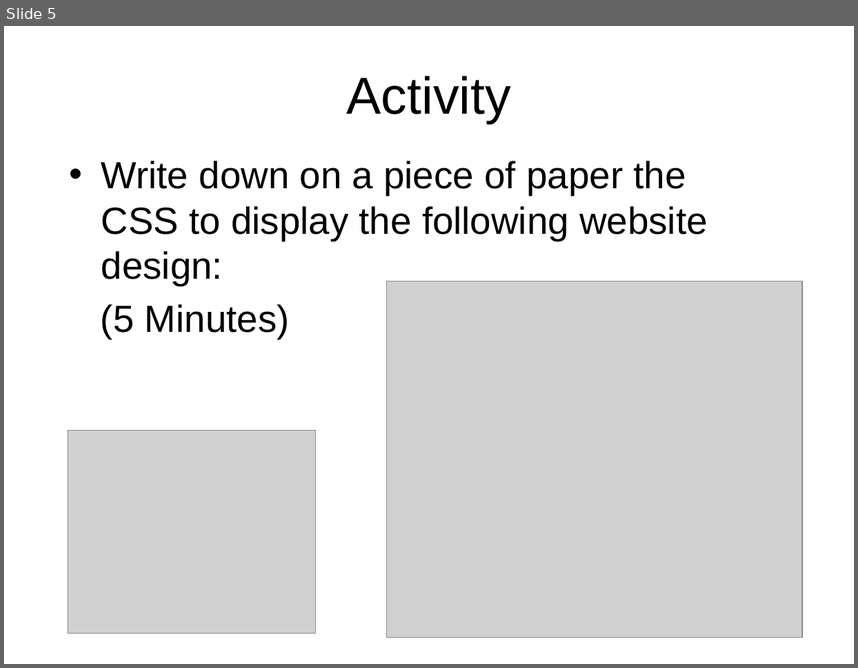
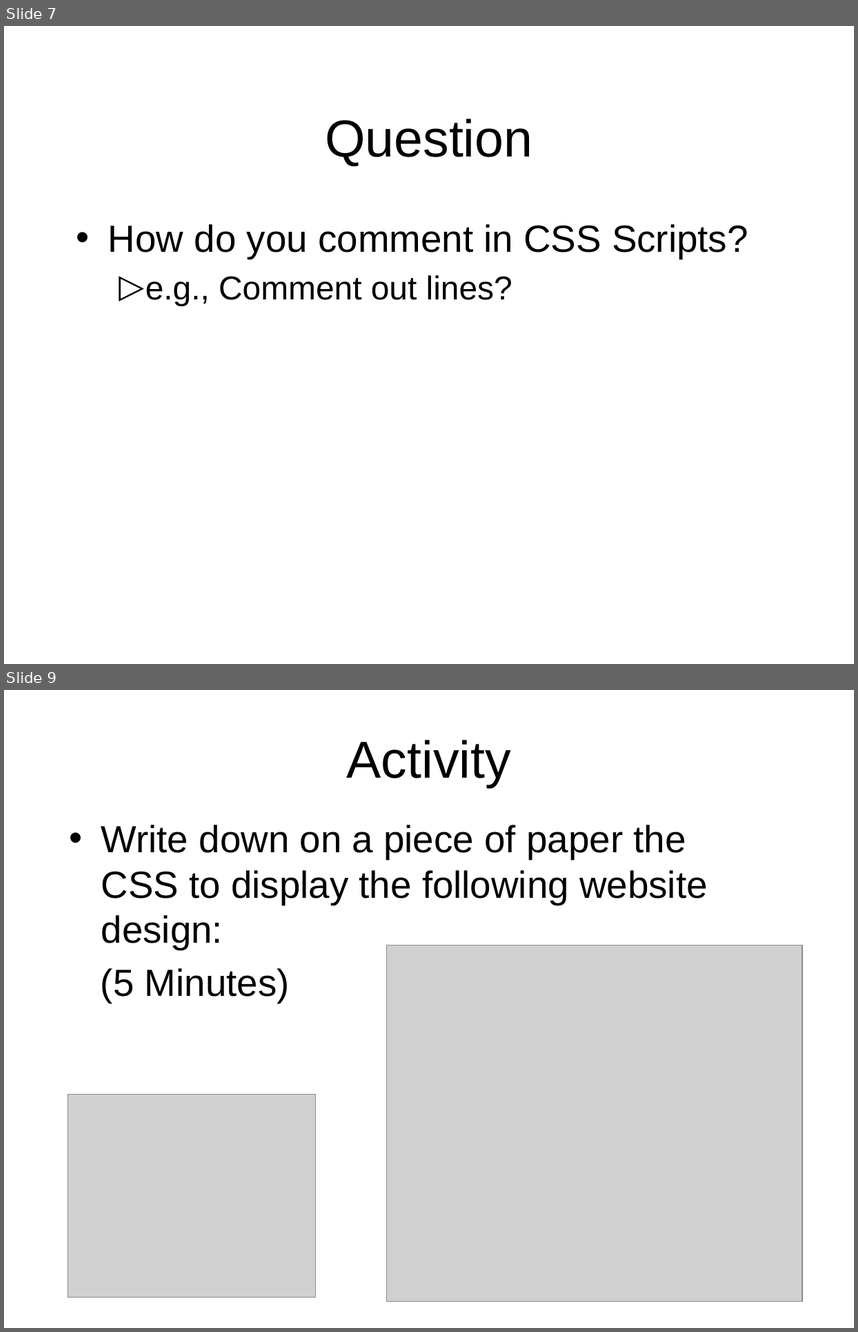
Before and after one commit to octaviordz/zjnu2017.github.io, a slide deck: WAD/lectures/090--Introduction.to.Javascript.pptx. Shown one above the other, each under a label of ours: slide 5 before the commit, slides 7 and 9 after it; the slides between them are not shown. The pictures are 858x668 and 858x1332 pixels, drawn with LibreOffice and Linux fonts; fonts in the diff are those of the drawing; grey boxes stand for pictures. Boxes give left, top, right and bottom in pixels: in the first picture for what was removed or moved away, otherwise in the second. Text is boxed around its words. In the diff, an @@ line names an element or a change of style, - is before the commit and + after.

```diff
--- a/WAD/lectures/090--Introduction.to.Javascript.pptx
+++ b/WAD/lectures/090--Introduction.to.Javascript.pptx
@@ slide 7 added at [4, 26, 854, 664], background #FFFFFF @@
@@ title added at [325, 118, 533, 166], 44 pt, text #000000 @@
+Question
@@ text added at [108, 224, 749, 305], 32 pt, text #000000 @@
+• How do you comment in CSS Scripts?
+  ▷ e.g., Comment out lines?
@@ what was slide 5 is now slide 9 @@
```
Also in this commit, not shown: 3 other slides added.
